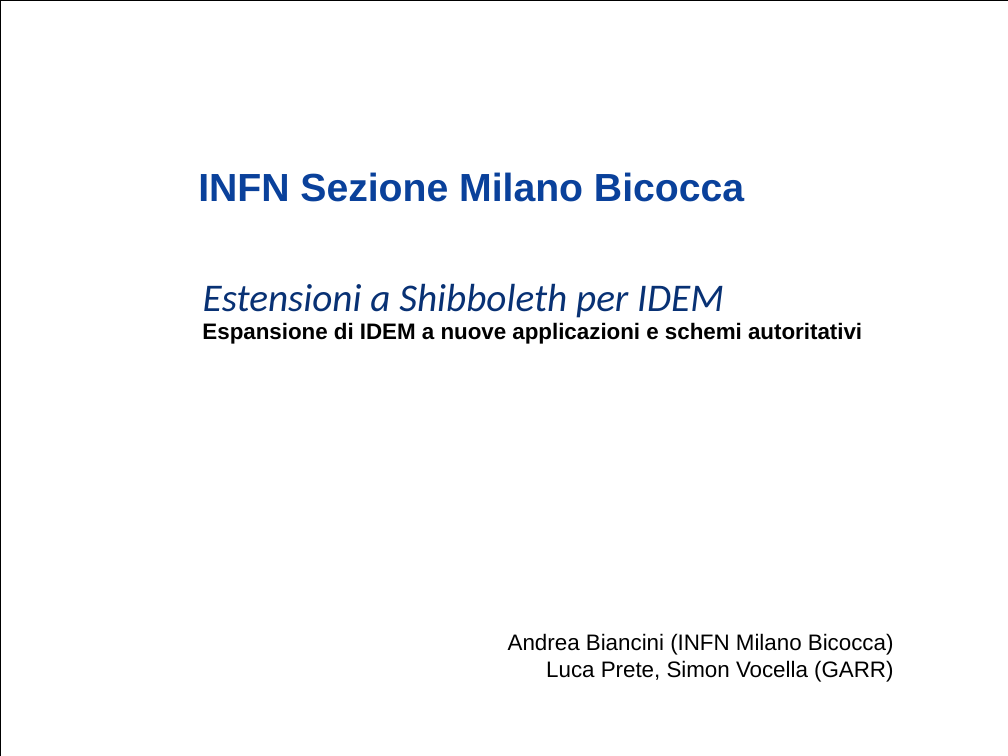
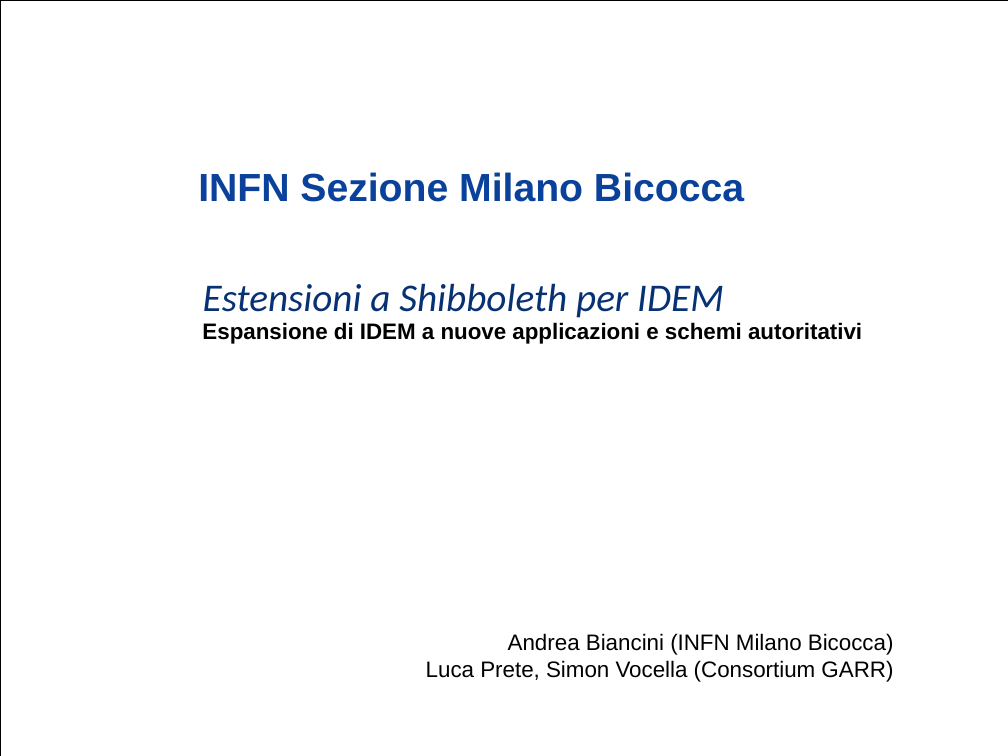
Before and after one commit to biancini/Shibboleth-Authentication, a slide deck: slide 1 of ShibbolethExtensions.pptx. Drawn at 1008x756 pixels with LibreOffice and Linux fonts; fonts in the diff are those of the drawing; background and template pictures are left out. Boxes give left, top, right and bottom in pixels: in the first picture for what was removed or moved away, otherwise in the second. Text is boxed around its words. In the diff, an @@ line names an element or a change of style, - is before the commit and + after.

```diff
--- a/ShibbolethExtensions.pptx
+++ b/ShibbolethExtensions.pptx
@@ text at box(426, 633, 894, 682): text changed @@
-Andrea Biancini (INFN Milano Bicocca)
-Luca Prete, Simon Vocella (GARR)
+Andrea Biancini (INFN Milano Bicocca)
+Luca Prete, Simon Vocella (Consortium GARR)
```
Also in this commit, not shown: 6 other slides changed, 1 slide added, 1 slide removed.
